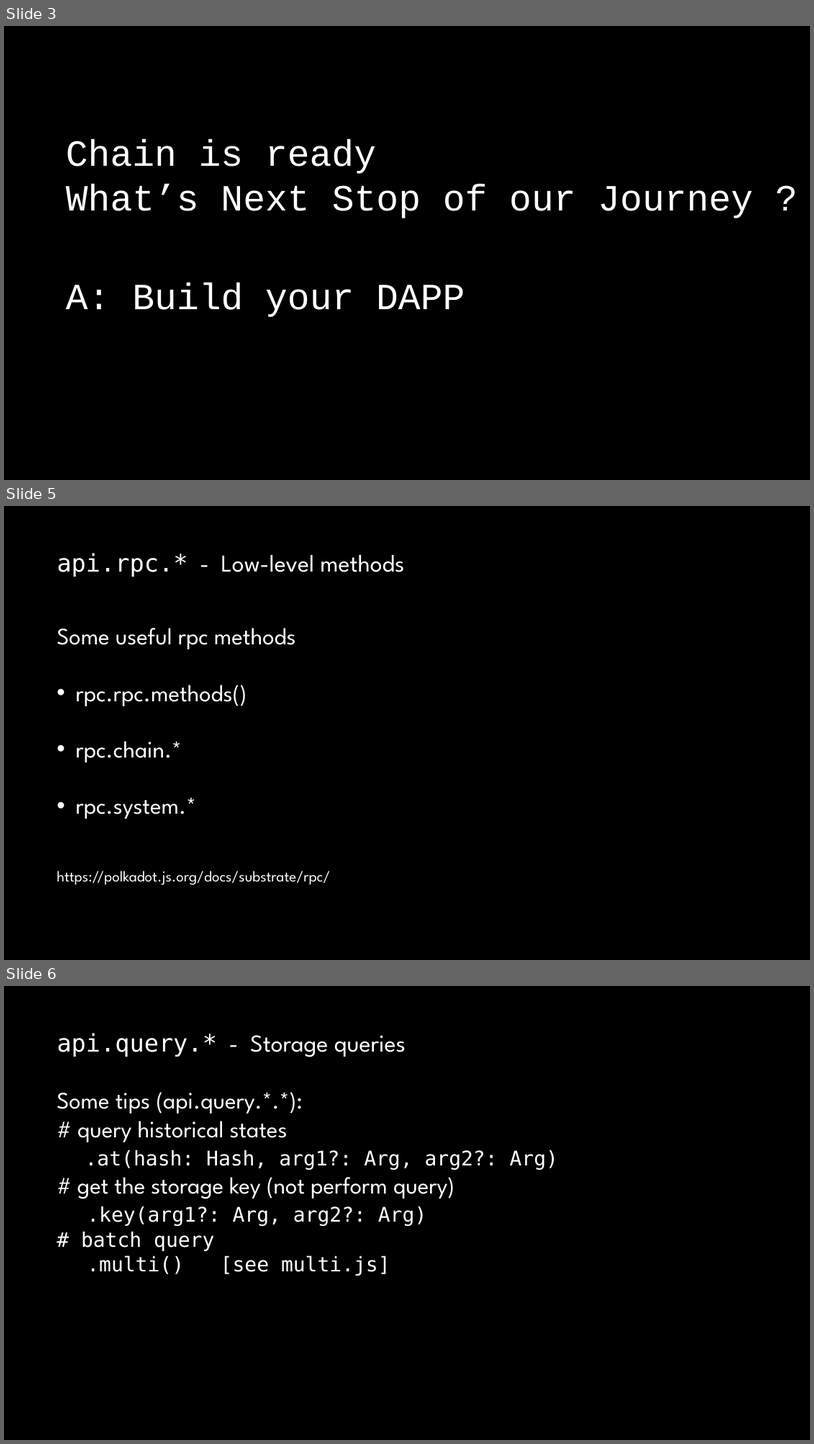
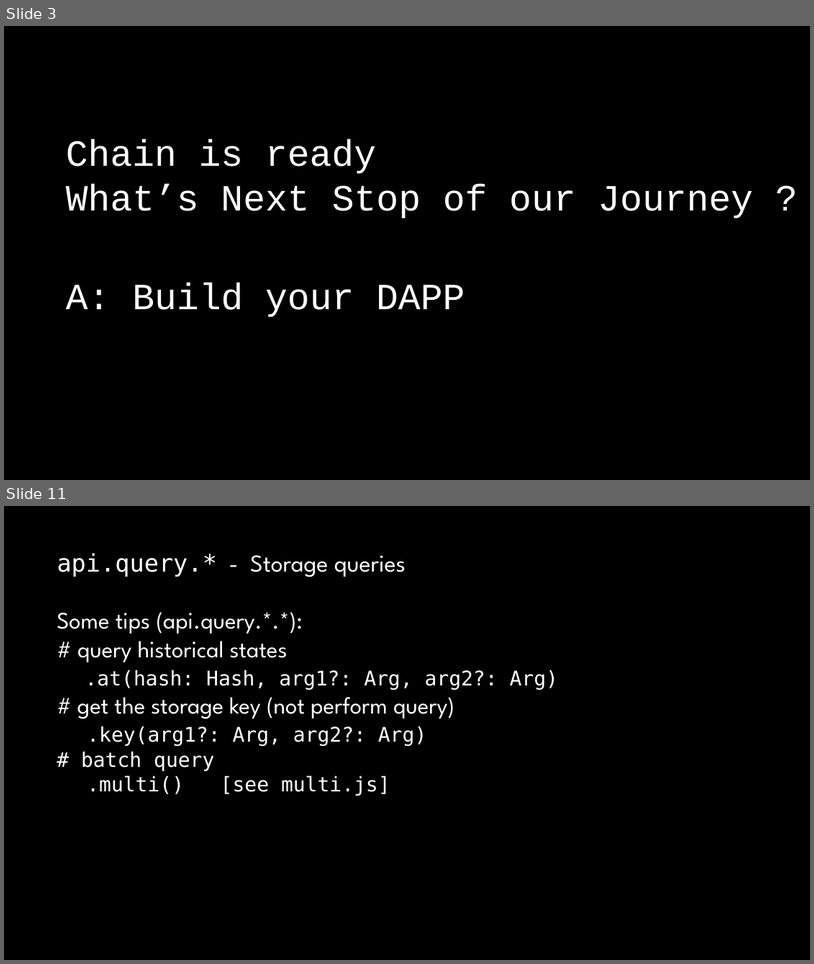
Before and after one commit to OnFinality-io/substrate-acad-workshop-polkadot-js, a slide deck: SubstrateAcadWorkshop.pptx. Shown one above the other, each under a label of ours: slides 3, 5 and 6 before the commit, slides 3 and 11 after it; the slides between them are not shown. The pictures are 814x1444 and 814x964 pixels, drawn with LibreOffice and Linux fonts; fonts in the diff are those of the drawing; background and template pictures are left out. Boxes give left, top, right and bottom in pixels: in the first picture for what was removed or moved away, otherwise in the second. Text is boxed around its words. In the diff, an @@ line names an element or a change of style, - is before the commit and + after.

```diff
--- a/SubstrateAcadWorkshop.pptx
+++ b/SubstrateAcadWorkshop.pptx
@@ slide 5 removed at [4,506,810,960], background picture (left out) @@
@@ title removed at [57,553,404,577] @@
-api.rpc.* - Low-level methods
@@ text removed at [57,628,296,818] @@
-Some useful rpc methods
-• rpc.rpc.methods()
-• rpc.chain.*
-• rpc.system.*
@@ text removed at [57,870,330,885] @@
-https://polkadot.js.org/docs/substrate/rpc/
@@ what was slide 6 is now slide 11 @@
```
Also in this commit, not shown: 2 slides changed, 8 slides added, 6 other slides removed, 16 other files.
